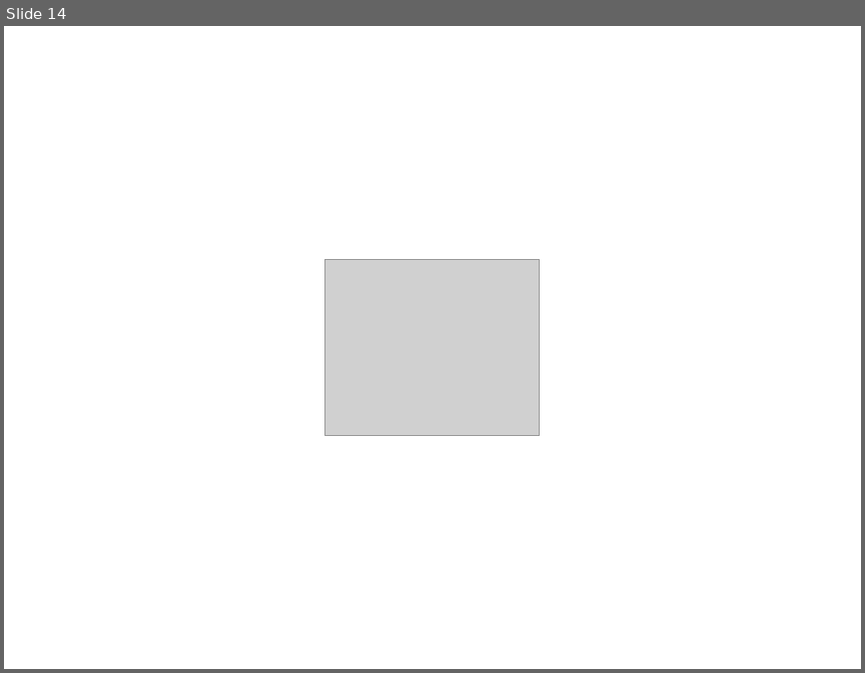
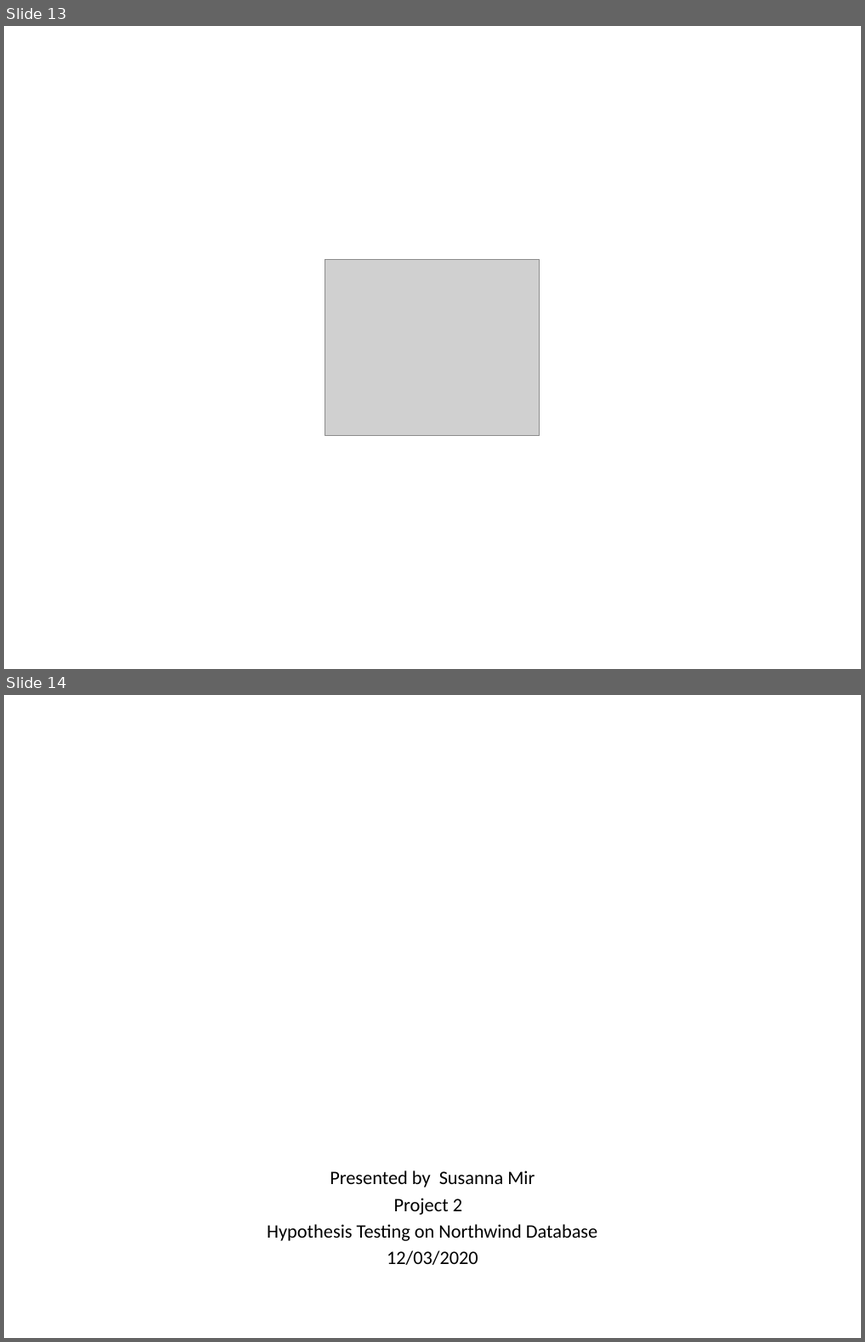
Before and after one commit to Sue-Mir/Module2_Project_Hypothesis_Testing, a slide deck: Project2_HypothesisTesting_NonTechnicalPresentation.pptx. Shown one above the other, each under a label of ours: slide 14 before the commit, slides 13 and 14 after it. The pictures are 865x673 and 865x1342 pixels, drawn with LibreOffice and Linux fonts; fonts in the diff are those of the drawing; grey boxes stand for pictures. Boxes give left, top, right and bottom in pixels: in the first picture for what was removed or moved away, otherwise in the second. Text is boxed around its words. In the diff, an @@ line names an element or a change of style, - is before the commit and + after.

```diff
--- a/Project2_HypothesisTesting_NonTechnicalPresentation.pptx
+++ b/Project2_HypothesisTesting_NonTechnicalPresentation.pptx
@@ slide 14 added at <box>4,695,861,1338</box>, background #FFFFFF @@
@@ text added at <box>267,1170,597,1265</box>, 16 pt, text #000000 @@
+Presented by Susanna Mir
+Project 2
+Hypothesis Testing on Northwind Database
+12/03/2020
@@ what was slide 14 is now slide 13 @@
```
Also in this commit, not shown: 9 slides changed, 1 other slide added, 2 slides removed.
